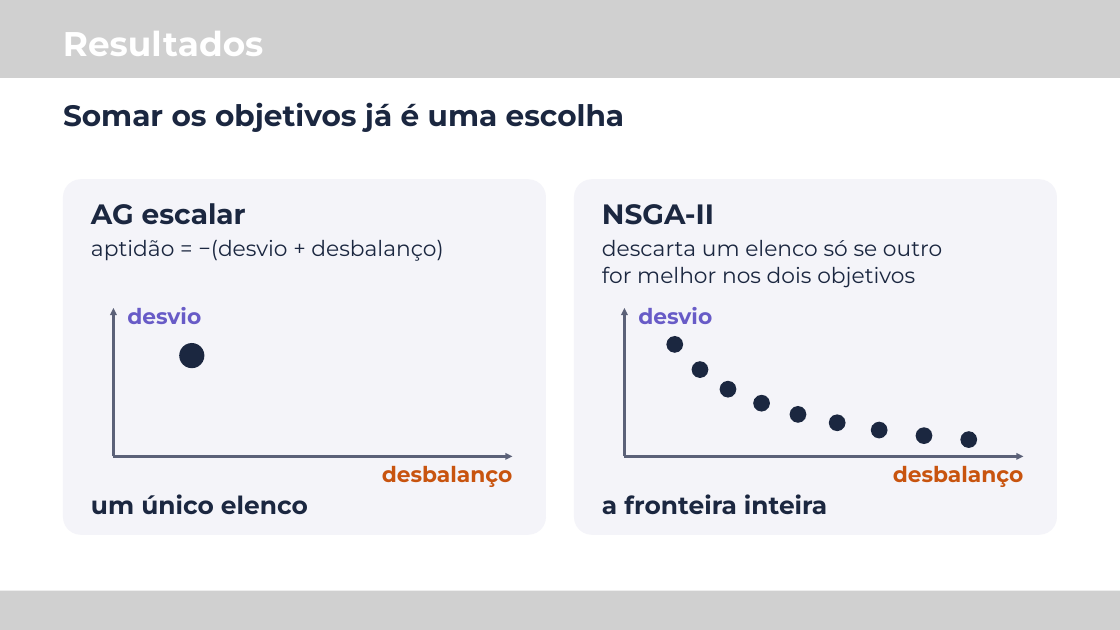
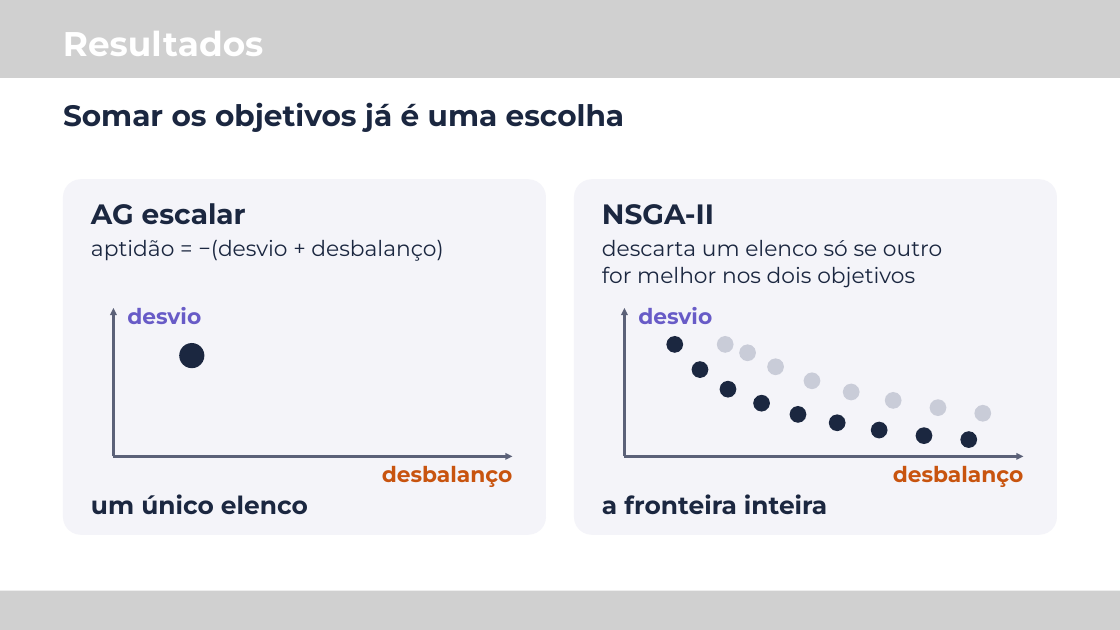
Before and after one commit to M-Gimenes/Simulation, a slide deck: slide 8 of overleaf/talk-latinoware-2026/slides.pptx (slide 7 before the commit). Drawn at 1120x630 pixels with LibreOffice and Linux fonts; fonts in the diff are those of the drawing; grey boxes stand for pictures. Boxes give left, top, right and bottom in pixels: in the first picture for what was removed or moved away, otherwise in the second. Text is boxed around its words. In the diff, an @@ line names an element or a change of style, - is before the commit and + after.

```diff
--- a/overleaf/talk-latinoware-2026/slides.pptx
+++ b/overleaf/talk-latinoware-2026/slides.pptx
@@ ellipse added at bbox=[717, 336, 734, 353], fill #C9CCD8 @@
@@ ellipse added at bbox=[739, 344, 756, 361], fill #C9CCD8 @@
@@ ellipse added at bbox=[767, 358, 784, 375], fill #C9CCD8 @@
@@ ellipse added at bbox=[804, 372, 820, 389], fill #C9CCD8 @@
@@ ellipse added at bbox=[843, 384, 860, 400], fill #C9CCD8 @@
@@ ellipse added at bbox=[885, 392, 902, 409], fill #C9CCD8 @@
@@ ellipse added at bbox=[930, 399, 946, 416], fill #C9CCD8 @@
@@ ellipse added at bbox=[974, 405, 991, 422], fill #C9CCD8 @@
```
Also in this commit, not shown: 2 other slides changed, 1 slide added, 1 other file.
